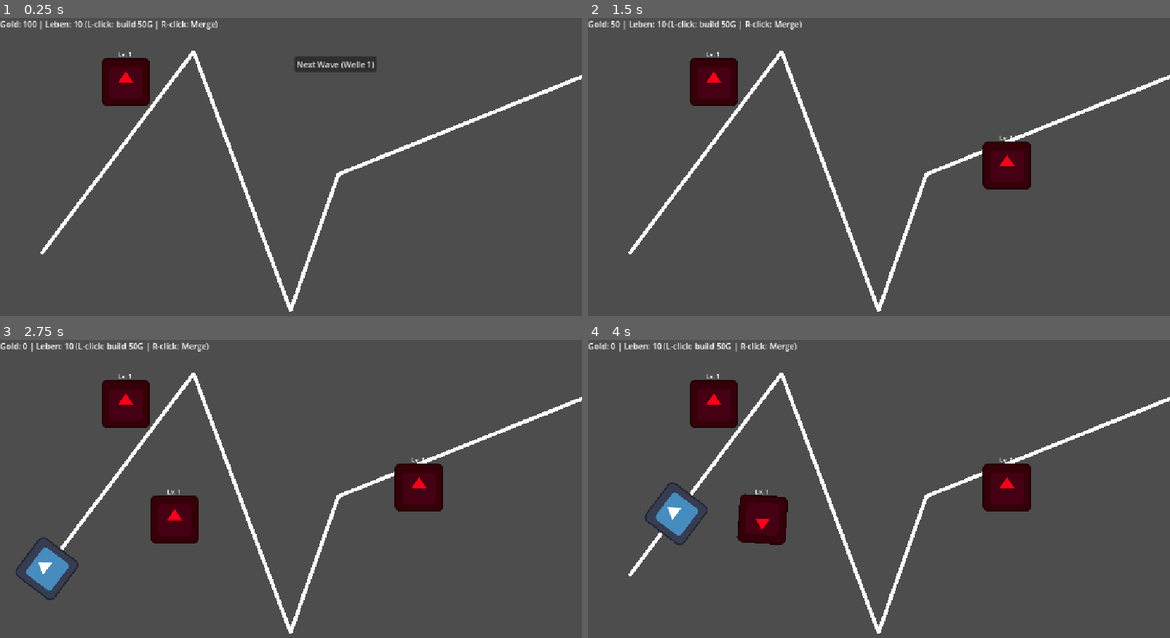
Above: before the commit, frames 1-4 (two rows, left to right).
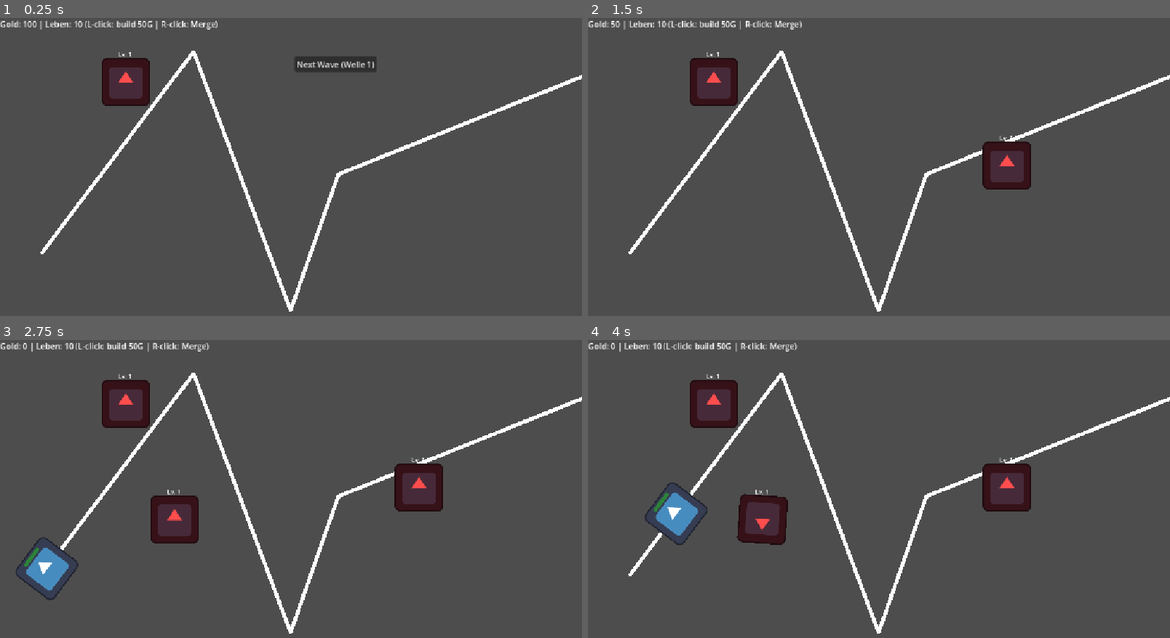
Above: after the commit, the same moments.

Repository: weisenburgerlinus-byte/Tower-Defense
Game: Godot game, scene res://main.tscn
Same seed, same stepped clock (60 frames per second), same inputs: the game is played once before the commit and once after it. The engine's default icon, where the game draws it, is replaced by a stand-in: a white triangle on a blue panel in a dark square.
Inputs (mouse positions are in pixels of both pictures, inside the frame that each line leads up to):
- Up to frame 1 (0.25 s): no input
- Up to frame 2 (1.5 s): click "Next Wave (Welle 1)" at 0.5 s; tap Enter at 1.25 s; move the mouse to (1007, 164) at 1.27 s; click (1007, 164) at 1.42 s
- Up to frame 3 (2.75 s): tap Space at 2 s; move the mouse to (174, 518) at 2.02 s; click (174, 518) at 2.17 s
- Up to frame 4 (4 s): move the mouse to (937, 432) at 2.77 s; click (937, 432) at 2.92 s; move the mouse to (849, 569) at 3.52 s; click (849, 569) at 3.67 s

The runs differ from the first frame. In frame 1, 0.6% of the frame differs, in the area x 18-25%, y 16-28%; in frame 2, 1.2%; in frame 3, 1.9%, in the area x 4-75%, y 16-77%; in frame 4, 1.9%.

Commit message:
Tower Defense Commit 3
I added two new enemy variants (the runner and the tank) and also I added tower colors.

Diff:
--- a/enemy.gd
+++ b/enemy.gd
@@ -3,6 +3,48 @@
 @export var speed: float = 150.0
 @export var health: int = 3
 @export var gold_reward: int = 20
+
+var max_health: int = 3
+var health_bar: ProgressBar = null
+
+#health bar
+func _ready() -> void:
+	rotates = false
+	max_health = health
+
+	health_bar = ProgressBar.new()
+	health_bar.show_percentage = false
+	health_bar.size = Vector2(60, 10)
+	health_bar.position = Vector2(-30, -55)
+	health_bar.value = health
+	health_bar.modulate = Color(0.2, 1.0, 0.2)
+	add_child(health_bar)
+
+	#new stats for every enemy type
+func setup_enemy(type: String, wave:int) -> void:
+	if type == "runner":
+		health = 1 + int(wave * 0.8)
+		speed = 240.0 + (wave * 20.0)
+		gold_reward = 15
+		scale = Vector2(0.75, 0.75)
+		if has_node("Sprite2D"):
+			$Sprite2D.self_modulate = Color(1.0, 0.9, 0.2)
+	elif type == "tank":
+		health = (2 + wave) * 3
+		speed = 85.0 + (wave * 8.0)
+		gold_reward = 50
+		scale = Vector2(1.35, 1.35)
+		if has_node("Sprite2D"):
+				$Sprite2D.self_modulate = Color(0.6, 0.2, 1.0)
+	else:
+		health = 2 + wave
+		speed = 130.0 + (wave * 15.0)
+		gold_reward = 20
+
+	max_health = health
+	if health_bar != null:
+		health_bar.max_value = max_health
+		health_bar.value = health
 
 func _process(delta: float) -> void:
 	progress += speed * delta
@@ -12,6 +54,14 @@
 
 func take_damage(amount: int) -> void:
 	health -= amount
+
+	if health_bar != null:
+		health_bar.value = health
+		var ratio = float(health) / float(max_health)
+		if ratio <= 0.35:
+			health_bar.modulate = Color(1.0, 0.2, 0.2)
+		elif ratio <= 0.7:
+			health_bar.modulate = Color(1.0, 0.8, 0.2)
 	if health <= 0:
 		get_tree().current_scene.add_gold(gold_reward)
 		queue_free()
--- a/main.gd
+++ b/main.gd
@@ -14,7 +14,7 @@
 
 func _ready() -> void:
 	if has_node("Tower"):
-		towers.append("$Tower")
+		towers.append($Tower)
 	update_ui()
 
 func _unhandled_input(event: InputEvent) -> void:
--- a/main.tscn
+++ b/main.tscn
@@ -12,10 +12,6 @@
 
 [node name="Main" type="Node2D" unique_id=443089803]
 script = ExtResource("1_1bvp3")
-gold = null
-base_health = null
-tower_cost = null
-min_tower_distance = null
 metadata/_edit_vertical_guides_ = [200.0]
 
 [node name="Path2D" type="Path2D" parent="." unique_id=334946407]
--- a/path_2d.gd
+++ b/path_2d.gd
@@ -24,14 +24,19 @@
 
 func _on_spawn_timer_timeout() -> void:
 		if spawned_enemies < max_enemies:
-			#copy the enemy
 			var new_enemy = enemy_scene.instantiate()
+			add_child(new_enemy)
 
-			#better enemies every wave
-			new_enemy.health  = 2 + current_wave
-			new_enemy.speed = 130.0 + (current_wave * 15.0)
+			var type = "normal"
+			var roll = randf()
 
-			add_child(new_enemy)
+			if current_wave >= 3 and roll < 0.20:
+				type = "tank"
+			elif current_wave >= 2 and roll < 0.50:
+				type = "runner"
+
+			new_enemy.setup_enemy(type, current_wave)
+
 			spawned_enemies += 1
 		else:
 			#stops the timer and shows next wave button again
--- a/tower.gd
+++ b/tower.gd
@@ -20,6 +20,8 @@
 	level_label.text = "Lv. 1"
 	level_label.position = Vector2(-20, -85)
 	add_child(level_label)
+
+	set_selected(false)
 
 	#Spins the tower in direction of the enemy
 func _process(_delta: float) -> void:
@@ -59,14 +61,18 @@
 
 #change the color after merge
 func set_selected(selected: bool) -> void:
+	modulate = Color(1, 1, 1)
+
 	if selected:
-		modulate = Color(0.3, 1.0, 0.3)
+		$Sprite2D.self_modulate = Color(0.2, 1.0, 0.2)
 	else:
 		if level == 1:
-			modulate = Color(1, 1, 1)
+			$Sprite2D.self_modulate = Color(1.0, 0.3, 0.3)
 		elif level == 2:
-			modulate = Color(1.0, 0.8, 0.2)
+			$Sprite2D.self_modulate = Color(1.0, 0.85, 0.1)
 		elif level == 3:
-			modulate = Color(0.2, 0.8, 1.0)
+			$Sprite2D.self_modulate = Color(0.1, 0.8, 1.0)
+		elif level == 4:
+			$Sprite2D.self_modulate = Color(0.8, 0.2, 1.0)
 		else:
-			modulate = Color(1.0, 0.2, 0.8)
+			$Sprite2D.self_modulate = Color(1.0, 1.0, 1.0)
